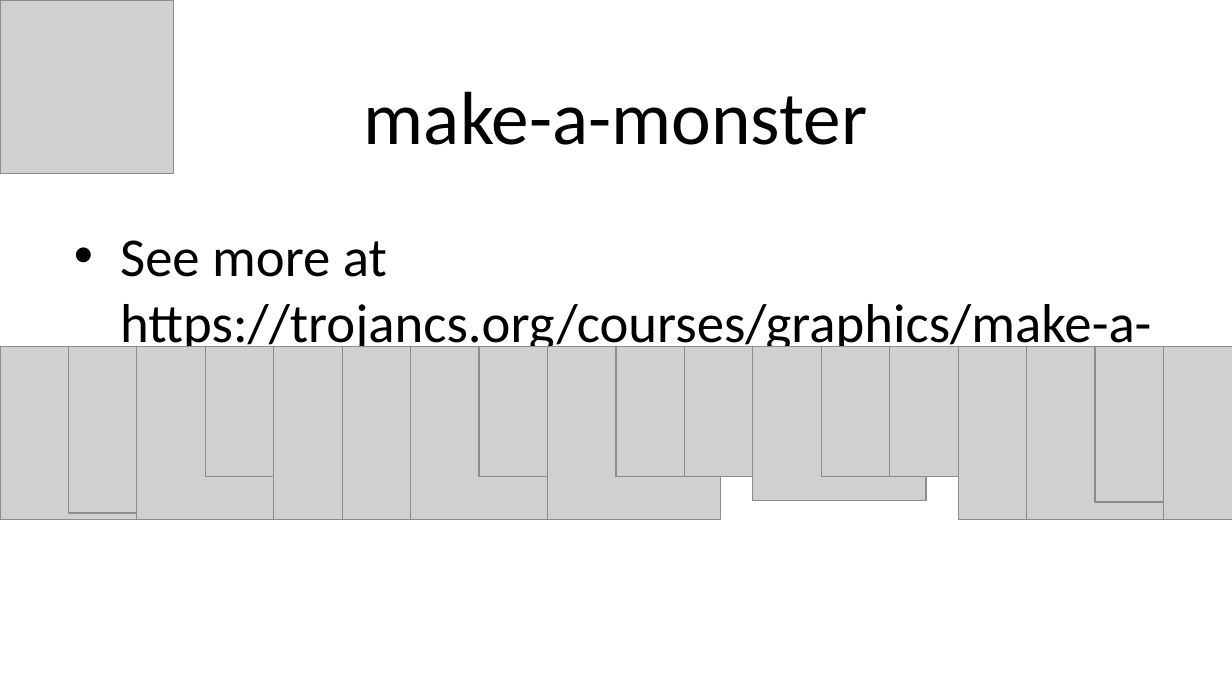
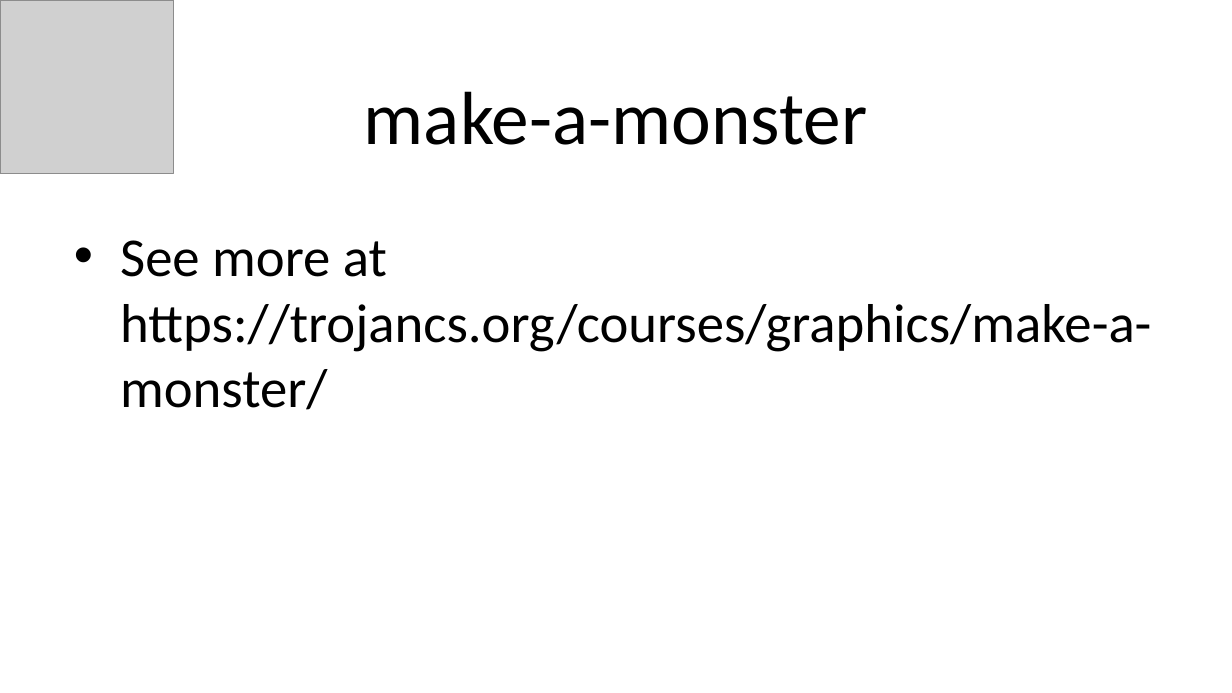
Before and after one commit to phitaylr/trojancs.org, a slide deck: slide 1 of content/courses/graphics/make-a-monster/promo.pptx. Drawn at 1232x693 pixels with LibreOffice and Linux fonts; fonts in the diff are those of the drawing; grey boxes stand for pictures. Boxes give left, top, right and bottom in pixels: in the first picture for what was removed or moved away, otherwise in the second. Text is boxed around its words. In the diff, an @@ line names an element or a change of style, - is before the commit and + after.

```diff
--- a/content/courses/graphics/make-a-monster/promo.pptx
+++ b/content/courses/graphics/make-a-monster/promo.pptx
@@ picture removed at <box>0,346,174,520</box> @@
@@ picture removed at <box>69,346,243,513</box> @@
@@ picture removed at <box>137,346,310,520</box> @@
@@ picture removed at <box>206,346,379,476</box> @@
@@ picture removed at <box>274,346,447,520</box> @@
@@ picture removed at <box>342,346,516,520</box> @@
@@ picture removed at <box>410,346,584,520</box> @@
@@ picture removed at <box>479,346,653,476</box> @@
@@ picture removed at <box>547,346,721,520</box> @@
@@ picture removed at <box>616,346,790,476</box> @@
@@ picture removed at <box>685,346,859,476</box> @@
@@ picture removed at <box>753,346,926,500</box> @@
@@ picture removed at <box>822,346,995,476</box> @@
@@ picture removed at <box>890,346,1063,476</box> @@
@@ picture removed at <box>958,346,1132,520</box> @@
@@ picture removed at <box>1026,346,1200,520</box> @@
@@ picture removed at <box>1095,346,1232,501</box> @@
@@ picture removed at <box>1163,346,1232,520</box> @@
```
Also in this commit, not shown: 1 other file.
